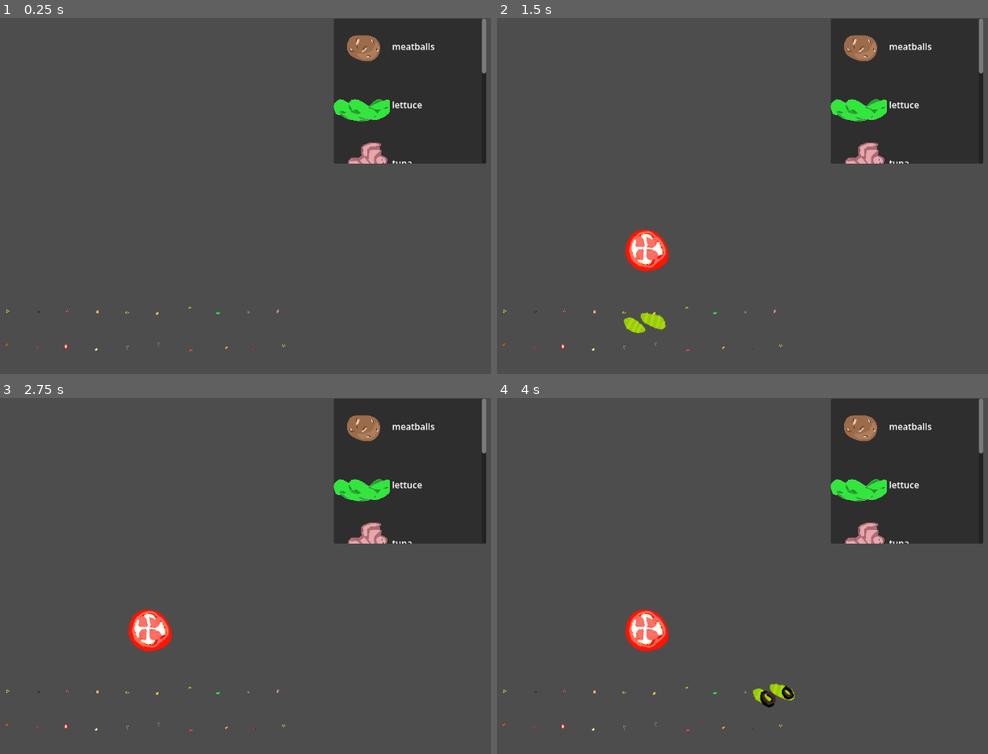
Above: before the commit, frames 1-4 (two rows, left to right).
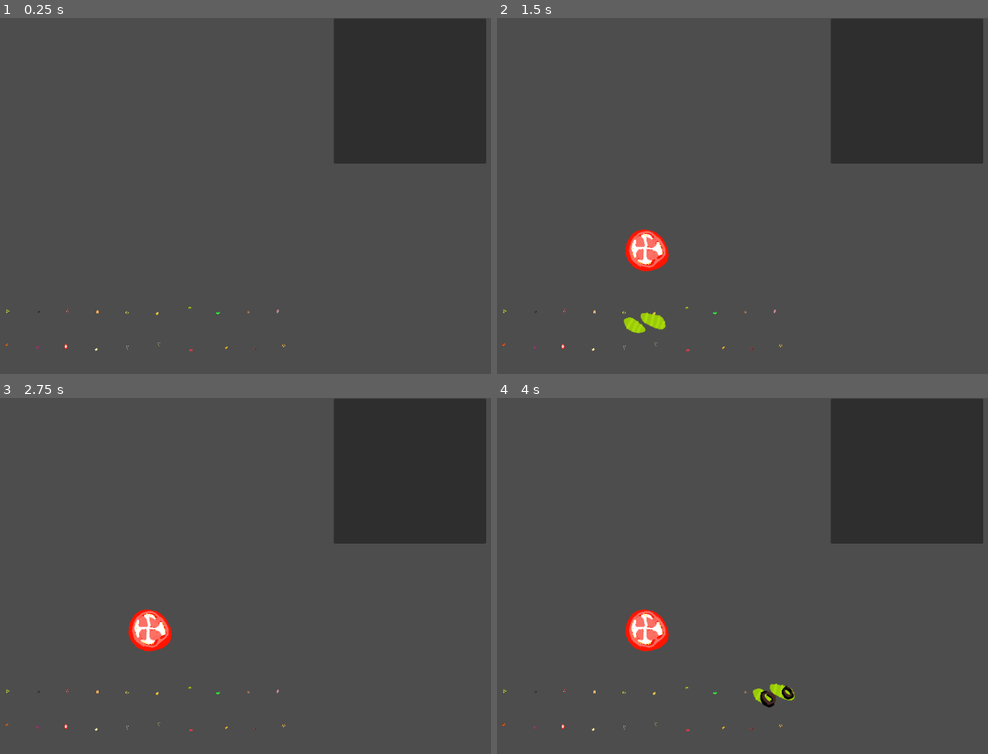
Above: after the commit, the same moments.

Repository: fwu10/github
Game: Godot game, scene res://main.tscn
The game is run twice, just before and just after one commit, with the same random seed, the same clock (stepped at 60 frames per second) and the same inputs. This scene is started directly instead of the project's main scene.
Inputs (mouse positions are in pixels of both pictures, inside the frame that each line leads up to):
- Up to frame 1 (0.25 s): no input
- Up to frame 2 (1.5 s): tap Enter at 0.5 s; drag from (560, 345) to (659, 249) at 0.52 s; tap Space at 1.25 s; drag from (688, 306) to (560, 345) at 1.27 s
- Up to frame 3 (2.75 s): move the mouse to (39, 725) at 2.02 s; click (39, 725) at 2.17 s
- Up to frame 4 (4 s): tap Enter at 2.75 s; drag from (506, 689) to (688, 686) at 2.77 s; drag from (536, 689) to (776, 689) at 3.52 s

The runs differ from the first frame. In frame 1, 1.6% of the frame differs, in the area x 67-100%, y 0-41%; in frame 2, 1.6%; in frame 3, 1.6%; in frame 4, 1.6%.
Error after the commit: Parse Error: Function "_clear_sandwich()" not found in base self. (res://required_ingredients.gd:74)

Commit message:
Clear Complete Order Board

Diff:
--- a/new-deli/project.godot
+++ b/new-deli/project.godot
@@ -16,7 +16,7 @@
 
 [editor]
 
-movie_writer/movie_file="C:/Users/felix/Documents/GitHub/github/new-deli/New folder/vertical_slice.avi"
+movie_writer/movie_file="C:/Users/felix/Documents/GitHub/github/new-deli/Recordings/.avi"
 movie_writer/disable_vsync=true
 
 [global_group]
--- a/new-deli/required_ingredients.gd
+++ b/new-deli/required_ingredients.gd
@@ -50,17 +50,30 @@
 	if count < order_ui[type].size():
 		order_ui[type][count].mark_complete()
 		placed_ingredients[type] = count + 1
+		complete_order_board()
 
 func mark_unplaced(type: String) -> void:
-		if not order_ui.has(type):
-			return
-		var count = placed_ingredients.get(type, 0)
-		if count > 0:
-			order_ui[type][count - 1].mark_incomplete()
-			placed_ingredients[type] = count - 1
+	if not order_ui.has(type):
+		return
+	var count = placed_ingredients.get(type, 0)
+	if count > 0:
+		order_ui[type][count - 1].mark_incomplete()
+		placed_ingredients[type] = count - 1
+		complete_order_board()
 
 func complete_order_board() -> void:
 	for type in required_ingredients:
 		if placed_ingredients.get(type, 0) < required_ingredients[type]:
 			return
-		print("order complete")
+	print("order complete")
+	reset_order_board()
+
+func reset_order_board() -> void:
+	for child in vbox.get_children():
+		child.queue_free()
+	_clear_sandwich()
+	required_ingredients.clear()
+	placed_ingredients.clear()
+	order_ui.clear()
+	_generate_order()
+	_generate_sauce()
Not shown, added: new-deli/Recordings/.avi
